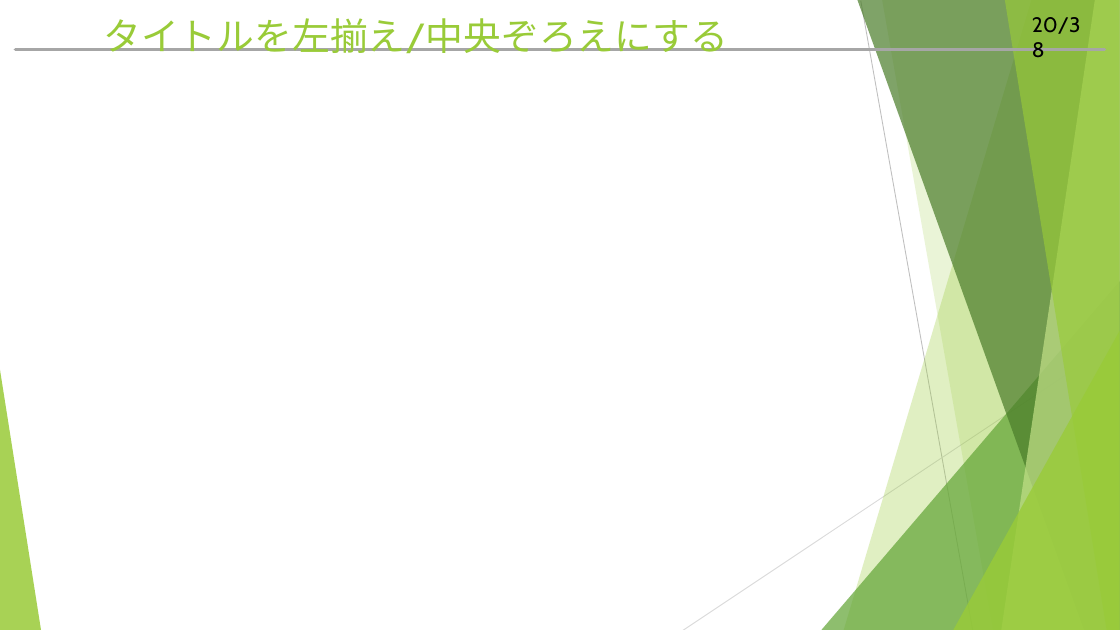
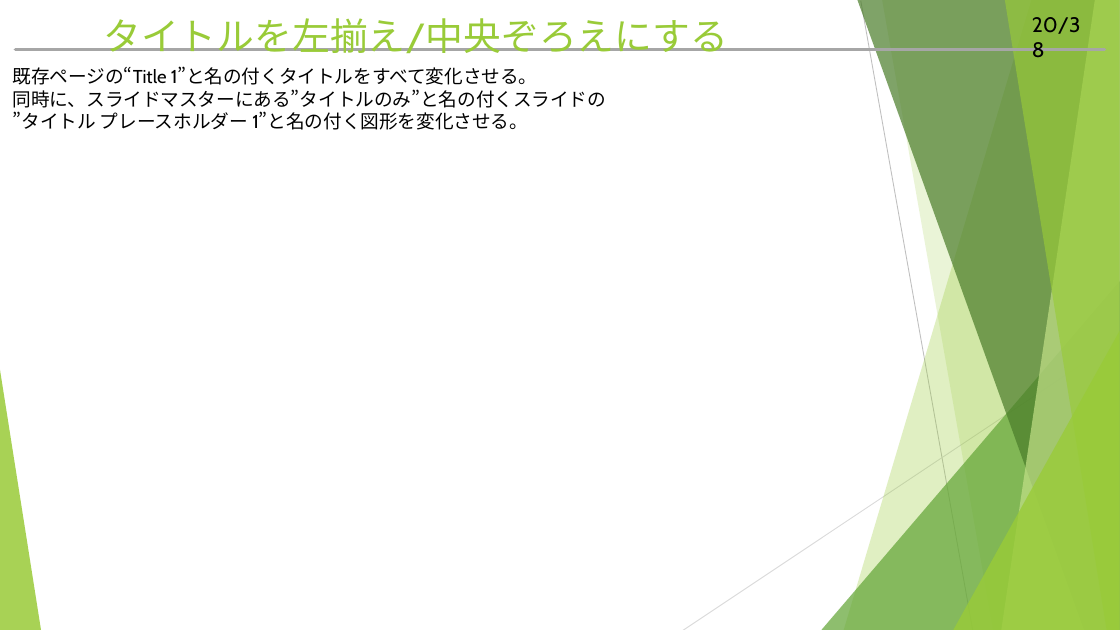
Before and after one commit to hitsuji-ga-u/pawapo, a slide deck: slide 21 of slide/customUI_debug.pptm. Drawn at 1120x630 pixels with LibreOffice and Linux fonts; fonts in the diff are those of the drawing. Boxes give left, top, right and bottom in pixels: in the first picture for what was removed or moved away, otherwise in the second. Text is boxed around its words. In the diff, an @@ line names an element or a change of style, - is before the commit and + after.

Commit message:
add title index

```diff
--- a/slide/customUI_debug.pptm
+++ b/slide/customUI_debug.pptm
@@ text added at box(13, 67, 607, 130), 16 pt, text #000000 @@
+既存ページの“Title 1”と名の付くタイトルをすべて変化させる。
+同時に、スライドマスターにある”タイトルのみ”と名の付くスライドの
+”タイトル プレースホルダー 1”と名の付く図形を変化させる。
```
Also in this commit, not shown: 6 other slides changed, 4 slides added, 3 slides removed, 4 other files.
